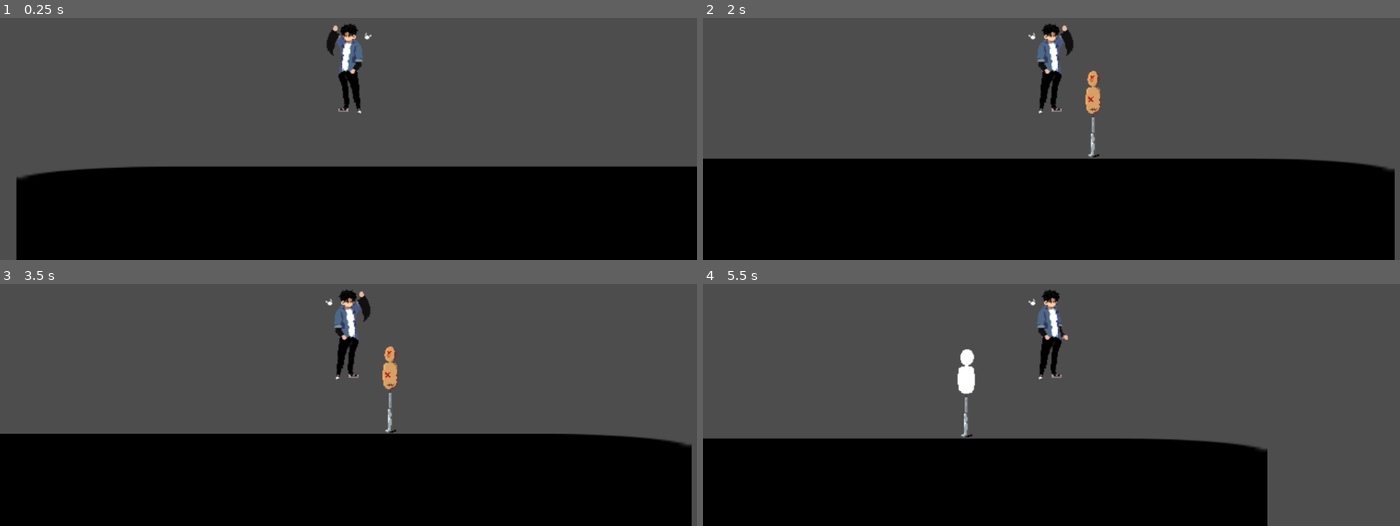
Above: before the commit, frames 1-4 (two rows, left to right).
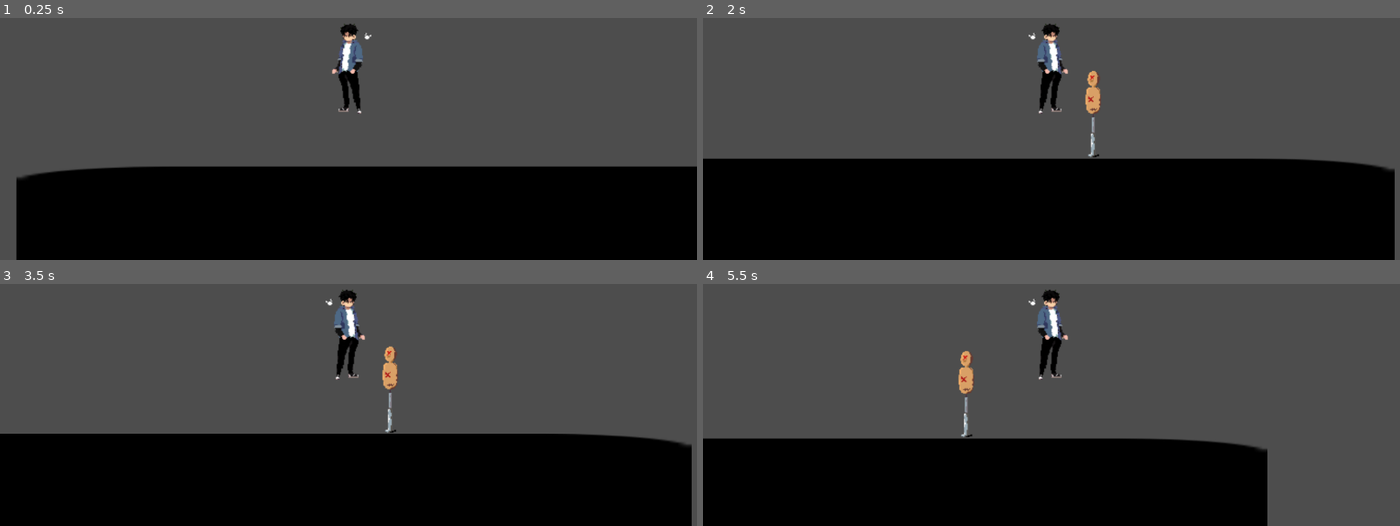
Above: after the commit, the same moments.

Repository: babingoia/jogo-de-luta
Game: Godot game, scene res://Cenas/Mapas/Zona de Teste.tscn
Two runs of this game, one before a commit and one after it. Both use one fixed random seed, a clock stepped at 60 frames per second and the inputs below. The engine's default icon, where the game draws it, is replaced by a stand-in: a white triangle on a blue panel in a dark square.
Inputs (mouse positions are in pixels of both pictures, inside the frame that each line leads up to):
- Up to frame 1 (0.25 s): no input
- Up to frame 2 (2 s): move the mouse to (1204, 44) at 0.52 s; hold D (right) from 0.53 s (still down); click (1204, 44) at 0.6 s; tap W (up) at 0.77, 0.8, 1.07, 1.35, 1.52, 1.82 s; move the mouse to (912, 83) at 1.27 s; click (912, 83) at 1.55 s
- Up to frame 3 (3.5 s): move the mouse to (outside the picture) at 2.02 s; release D (right) at 2.03 s; hold A (left) 2.03-2.78 s; click (outside the picture) at 2.1 s; tap W (up) at 2.3, 3.02, 3.32 s; move the mouse to (313, 409) at 2.77 s; hold D (right) from 2.78 s (still down); right-click (313, 409) at 2.85 s; click (313, 409) at 3.05 s
- Up to frame 4 (5.5 s): move the mouse to (1260, 388) at 3.52 s; click (1260, 388) at 3.6 s; tap W (up) at 3.77, 3.8, 4.07, 4.35, 4.52, 4.82, 5.3 s; move the mouse to (outside the picture) at 4.27 s; release D (right) at 4.28 s; hold A (left) 4.28-5.03 s; click (outside the picture) at 4.55 s; move the mouse to (1086, 329) at 5.02 s; hold D (right) from 5.03 s (still down); click (1086, 329) at 5.1 s

The runs differ from the first frame. In frame 1, 0.2% of the frame differs, in the area x 46-50%, y 2-24%; in frame 2, 0.2%; in frame 3, 0.2%; in frame 4, 0.4%, in the area x 36-40%, y 26-46%.

Commit message:
Adicionado State Machine

Diff:
--- a/Cenas/Personagens/gabreu.tscn
+++ b/Cenas/Personagens/gabreu.tscn
@@ -1,10 +1,53 @@
-[gd_scene load_steps=11 format=3 uid="uid://c67todrx8575j"]
+[gd_scene load_steps=17 format=3 uid="uid://c67todrx8575j"]
 
 [ext_resource type="Script" uid="uid://dcpb4rv0n1yfw" path="res://Scripts/Personagens/Player.gd" id="1_8b0je"]
+[ext_resource type="Script" uid="uid://c70p1me1myeh4" path="res://Scripts/Animacoes/StateMachine.gd" id="2_n1am6"]
 [ext_resource type="Texture2D" uid="uid://bk71ruo2m4elv" path="res://Assets/art/Personagens/gabreu.png" id="2_smuk6"]
+[ext_resource type="Script" uid="uid://cg1iggrcfbj72" path="res://Scripts/Animacoes/Gabreu/Idle.gd" id="3_n1am6"]
+[ext_resource type="Script" uid="uid://blwkh371vh2b" path="res://Scripts/Animacoes/Gabreu/Walking.gd" id="4_0mn8m"]
 
 [sub_resource type="RectangleShape2D" id="RectangleShape2D_2hs16"]
 size = Vector2(35, 100)
+
+[sub_resource type="Animation" id="Animation_itvld"]
+resource_name = "Idle"
+tracks/0/type = "value"
+tracks/0/imported = false
+tracks/0/enabled = true
+tracks/0/path = NodePath("Sprite:frame")
+tracks/0/interp = 1
+tracks/0/loop_wrap = true
+tracks/0/keys = {
+"times": PackedFloat32Array(1),
+"transitions": PackedFloat32Array(1),
+"update": 1,
+"values": [0]
+}
+
+[sub_resource type="Animation" id="Animation_0mn8m"]
+length = 0.001
+tracks/0/type = "value"
+tracks/0/imported = false
+tracks/0/enabled = true
+tracks/0/path = NodePath("Sprite:frame")
+tracks/0/interp = 1
+tracks/0/loop_wrap = true
+tracks/0/keys = {
+"times": PackedFloat32Array(0),
+"transitions": PackedFloat32Array(1),
+"update": 1,
+"values": [0]
+}
+
+[sub_resource type="Animation" id="Animation_y12ke"]
+resource_name = "Walking"
+
+[sub_resource type="AnimationLibrary" id="AnimationLibrary_y12ke"]
+_data = {
+&"Idle": SubResource("Animation_itvld"),
+&"RESET": SubResource("Animation_0mn8m"),
+&"Walking": SubResource("Animation_y12ke")
+}
 
 [sub_resource type="AtlasTexture" id="AtlasTexture_lfqux"]
 atlas = ExtResource("2_smuk6")
@@ -33,7 +76,7 @@
 "texture": SubResource("AtlasTexture_lfqux")
 }],
 "loop": true,
-"name": &"default",
+"name": &"idle",
 "speed": 5.0
 }, {
 "frames": [{
@@ -54,10 +97,7 @@
 "speed": 5.0
 }]
 
-[sub_resource type="RectangleShape2D" id="RectangleShape2D_8b0je"]
-size = Vector2(18, 48)
-
-[node name="Gabreu" type="CharacterBody2D"]
+[node name="Gabreu" type="CharacterBody2D" groups=["Player"]]
 script = ExtResource("1_8b0je")
 metadata/_edit_group_ = true
 
@@ -68,18 +108,24 @@
 [node name="Camera2D" type="Camera2D" parent="."]
 zoom = Vector2(1.5, 1.5)
 
-[node name="AnimatedSprite2D" type="AnimatedSprite2D" parent="."]
+[node name="Animation" type="AnimationPlayer" parent="."]
+libraries = {
+&"": SubResource("AnimationLibrary_y12ke")
+}
+
+[node name="StateMachine" type="Node2D" parent="." node_paths=PackedStringArray("starting_state")]
+script = ExtResource("2_n1am6")
+starting_state = NodePath("idle")
+
+[node name="idle" type="Node2D" parent="StateMachine"]
+script = ExtResource("3_n1am6")
+
+[node name="soco" type="Node2D" parent="StateMachine"]
+script = ExtResource("4_0mn8m")
+
+[node name="Sprite" type="AnimatedSprite2D" parent="."]
 sprite_frames = SubResource("SpriteFrames_auav0")
 animation = &"soco"
-frame = 3
-frame_progress = 1.0
 
-[node name="HitboxBraco" type="Area2D" parent="."]
-
-[node name="CollisionShape2D" type="CollisionShape2D" parent="HitboxBraco"]
-position = Vector2(-19, -19)
-shape = SubResource("RectangleShape2D_8b0je")
-
-[connection signal="animation_changed" from="AnimatedSprite2D" to="." method="_on_animated_sprite_2d_animation_changed"]
-[connection signal="animation_finished" from="AnimatedSprite2D" to="." method="_on_animated_sprite_2d_animation_finished"]
-[connection signal="area_shape_entered" from="HitboxBraco" to="." method="_on_area_2d_area_shape_entered"]
+[connection signal="animation_changed" from="Sprite" to="." method="_on_animated_sprite_2d_animation_changed"]
+[connection signal="animation_finished" from="Sprite" to="." method="_on_animated_sprite_2d_animation_finished"]
--- /dev/null
+++ b/Cenas/Personagens/state_machine.gd
@@ -0,0 +1,9 @@
+class_name	State
+extends Node2D
+
+func enter() -> void:
+	pass
+
+
+func exit() -> void:
+	pass
--- /dev/null
+++ b/Scripts/Animacoes/Gabreu/Idle.gd
@@ -0,0 +1,5 @@
+class_name GabreuIdleState
+extends PlayerState
+
+func enter() -> void:
+	player.animation.play(idle_anim)
--- /dev/null
+++ b/Scripts/Animacoes/Gabreu/Walking.gd
@@ -0,0 +1,4 @@
+class_name GabreuWalking extends PlayerState
+
+func enter() -> void:
+	player.animation.play(walking_anim)
--- /dev/null
+++ b/Scripts/Animacoes/PlayerState.gd
@@ -0,0 +1,8 @@
+class_name PlayerState
+extends State
+
+@onready var player: Player = get_tree().get_first_node_in_group("Player")
+
+# Animações
+var idle_anim: String = "Idle"
+var walking_anim: String = "Walking"
--- /dev/null
+++ b/Scripts/Animacoes/State.gd
@@ -0,0 +1,17 @@
+class_name State
+extends Node
+
+func enter() -> void:
+	pass
+
+func exit() -> void:
+	pass
+
+func process_frame(delta: float) -> State:
+	return null
+
+func process_input(event: InputEvent) -> State:
+	return null
+
+func process_physics(delta: float) -> State:
+	return null
--- /dev/null
+++ b/Scripts/Animacoes/StateMachine.gd
@@ -0,0 +1,30 @@
+class_name StateMachine
+extends Node
+
+var current_state: State
+@export var starting_state: State
+
+
+func init() -> void: change_state(starting_state)
+
+
+func process_frame(delta: float) -> void:
+	var new_state: State = current_state.process_frame(delta)
+	if new_state: change_state(new_state)
+
+
+
+func process_input(event: InputEvent) -> void:
+	var new_state: State = current_state.process_input(event)
+	if new_state: change_state(new_state)
+
+
+func process_physics(delta: float) -> void:
+	var new_state: State = current_state.process_physics(delta)
+	if new_state: change_state(new_state)
+
+
+func change_state(new_state: State):
+	if current_state: current_state.exit()
+	current_state = new_state
+	current_state.enter()
--- a/Scripts/Personagens/Player.gd
+++ b/Scripts/Personagens/Player.gd
@@ -1,4 +1,10 @@
+class_name Player
 extends Gravidade
+
+#libs
+@onready var state_machine: StateMachine = $"StateMachine"
+@onready var animation: AnimationPlayer = $Animation
+@onready var sprite: AnimatedSprite2D = $Sprite
 
 # Controles
 @export var direita = "left"
@@ -11,47 +17,32 @@
 # Outras variaveis
 @export var speed = 400
 
-func controle_anim():
-	if Input.is_action_just_pressed("ataque_leve"):
-		$AnimatedSprite2D.play('soco')
 
 func get_input():
 	calcular_queda()
 	velocity.x = 0
 	if(Input.is_action_pressed("left")):
 		velocity.x = -1
-		$AnimatedSprite2D.scale.x = 1
-		$HitboxBraco.scale.x = 1
+		sprite.flip_h = false
 	if(Input.is_action_pressed("right")):
 		velocity.x = 1
-		$AnimatedSprite2D.scale.x = -1
-		$HitboxBraco.scale.x = -1
+		sprite.flip_h = true
 	if(Input.is_action_just_pressed("up")) && (is_on_floor()):
 		velocity.y = -1
 		velocity.y *= speed
 	velocity.x *= speed
 
 
-
-func _ready() -> void:
-	$HitboxBraco.monitorable = false
+func _ready() -> void: state_machine.init()
 
 
 func _physics_process(delta):
-	controle_anim()
+	state_machine.process_physics(delta)
 	get_input()
 	move_and_slide()
 
 
-func _on_area_2d_area_shape_entered(area_rid: RID, area: Area2D, area_shape_index: int, local_shape_index: int) -> void:
-	pass # Replace with function body.
-
-func _on_animated_sprite_2d_animation_finished() -> void:
-	if ($AnimatedSprite2D.animation == 'soco'):
-		$AnimatedSprite2D.play("default")
-		$HitboxBraco.monitorable = false
+func _process(delta: float) -> void: state_machine.process_frame(delta)
 
 
-func _on_animated_sprite_2d_animation_changed() -> void:
-	if ($AnimatedSprite2D.animation == 'soco'):
-		$HitboxBraco.monitorable = true
+func _input(event): state_machine.process_input(event)
--- a/project.godot
+++ b/project.godot
@@ -14,6 +14,10 @@
 run/main_scene="uid://d30f4e2fxknwd"
 config/features=PackedStringArray("4.4", "Forward Plus")
 config/icon="res://icon.svg"
+
+[global_group]
+
+Player=""
 
 [input]
 
Not shown, added: Cenas/Personagens/state_machine.gd.uid
Not shown, added: Scripts/Animacoes/Gabreu/Idle.gd.uid
Not shown, added: Scripts/Animacoes/Gabreu/Walking.gd.uid
Not shown, added: Scripts/Animacoes/PlayerState.gd.uid
Not shown, added: Scripts/Animacoes/State.gd.uid
Not shown, added: Scripts/Animacoes/StateMachine.gd.uid
